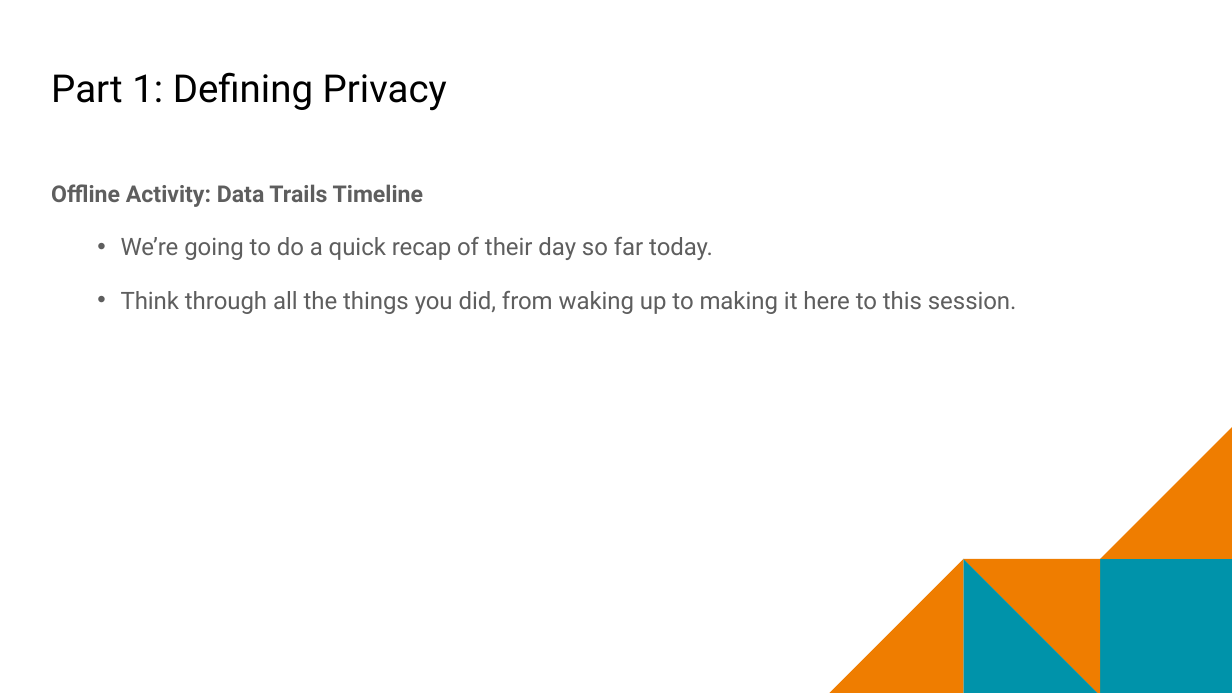
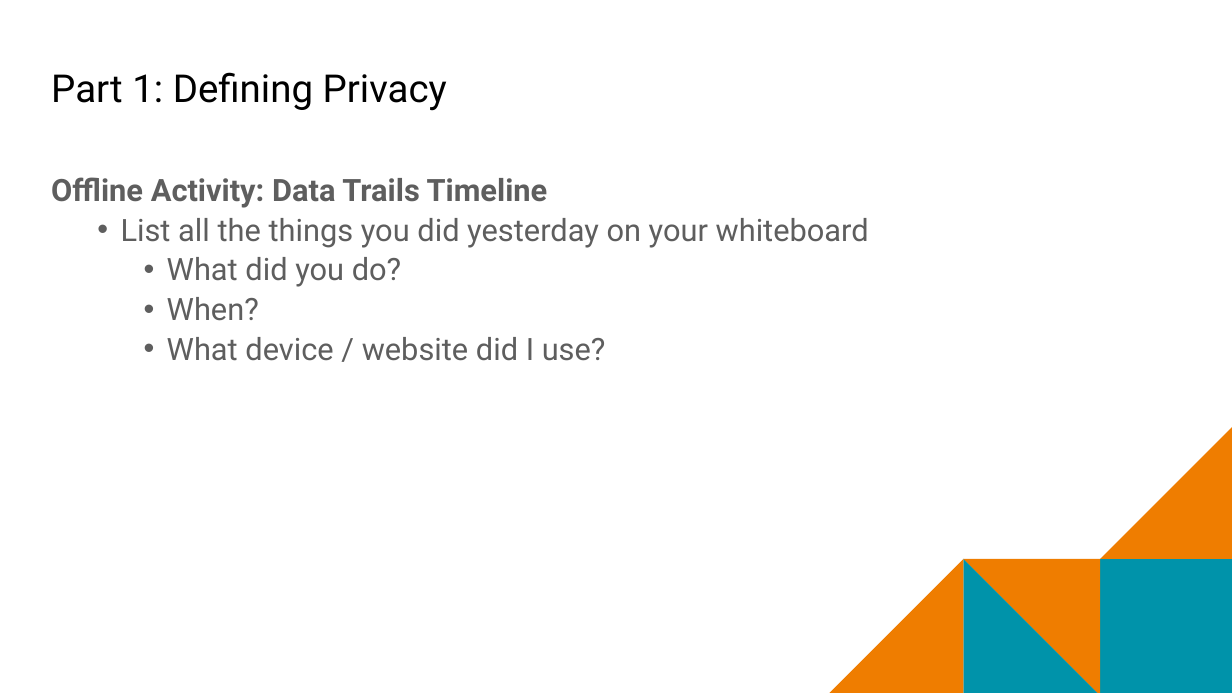
Before and after one commit to mr-eggleton/web-lit-core, a slide deck: slide 5 of final ppt/11-safety-first.pptx. Drawn at 1232x693 pixels with LibreOffice and Linux fonts; fonts in the diff are those of the drawing; background and template pictures are left out. Boxes give left, top, right and bottom in pixels: in the first picture for what was removed or moved away, otherwise in the second. Text is boxed around its words. In the diff, an @@ line names an element or a change of style, - is before the commit and + after.

```diff
--- a/final ppt/11-safety-first.pptx
+++ b/final ppt/11-safety-first.pptx
@@ text at (51,177,548,208): size 18 to 24 pt in "Offline Activity: Data Trails Timeline"; line spacing 1.15 to 0.9; less space between paragraphs @@
@@ text at (121,218,869,361): text changed; size 18.7 to 24 pt @@
-  • We’re going to do a quick recap of their day so far today.
-  • Think through all the things you did, from waking up to making it here to this session.
+  • List all the things you did yesterday on your whiteboard
+    • What did you do?
+    • When?
+    • What device / website did I use?
```
Also in this commit, not shown: 14 other slides changed, 2 slides added, 3 other files.
